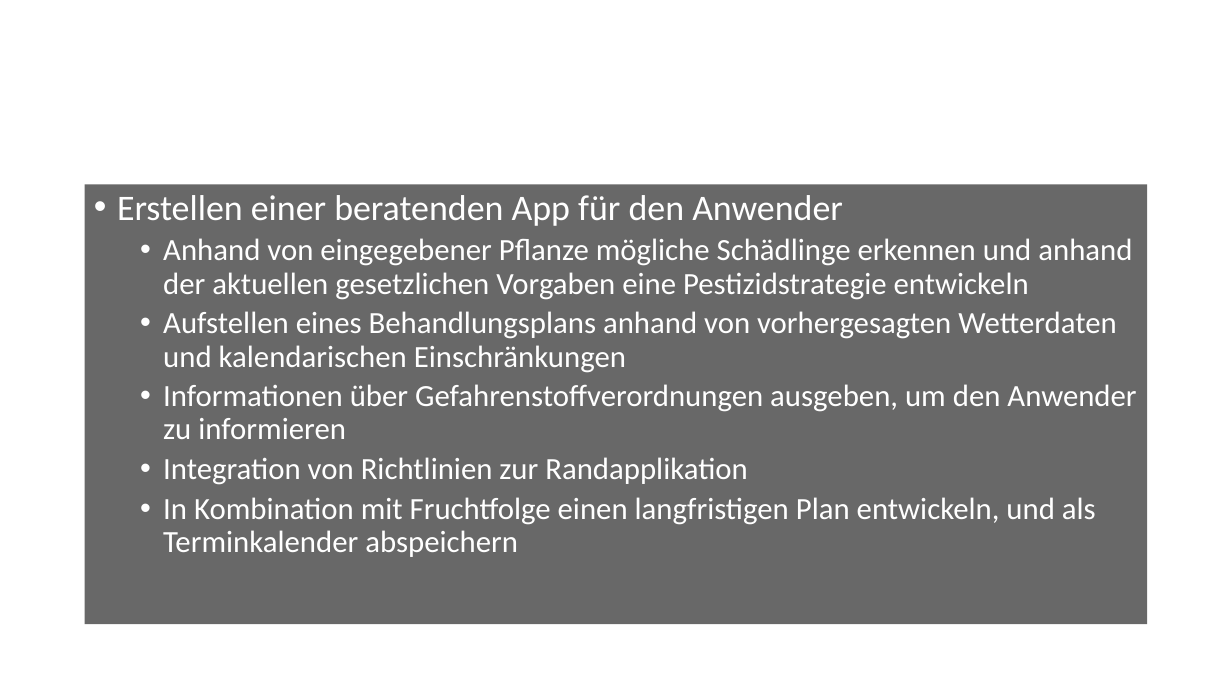
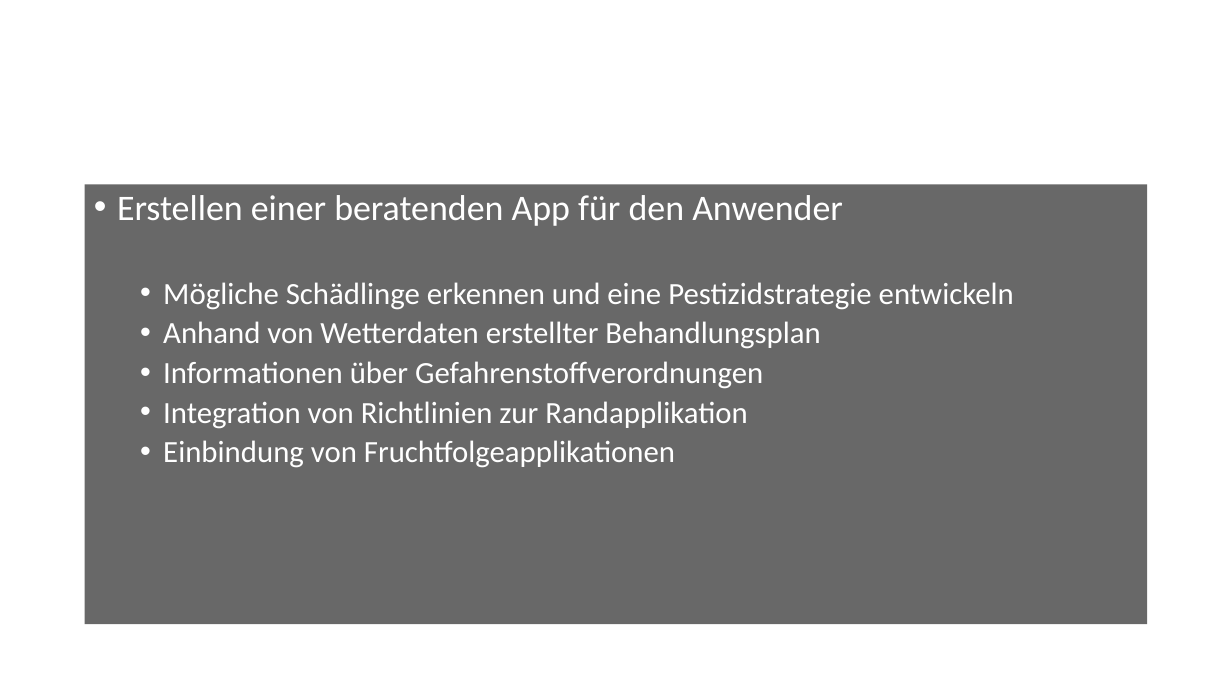
Before and after one commit to HansBambel/cognitivefarming, a slide deck: slide 3 of Cognitive Computing Hackathon 2016.pptx. Drawn at 1232x693 pixels with LibreOffice and Linux fonts; fonts in the diff are those of the drawing; background and template pictures are left out. Boxes give left, top, right and bottom in pixels: in the first picture for what was removed or moved away, otherwise in the second. Text is boxed around its words. In the diff, an @@ line names an element or a change of style, - is before the commit and + after.

```diff
--- a/Cognitive Computing Hackathon 2016.pptx
+++ b/Cognitive Computing Hackathon 2016.pptx
@@ text at (163, 282, 1014, 389): text changed @@
-  • Anhand von eingegebener Pflanze mögliche Schädlinge erkennen und anhand der aktuellen gesetzlichen Vorgaben eine Pestizidstrategie entwickeln
-  • Aufstellen eines Behandlungsplans anhand von vorhergesagten Wetterdaten und kalendarischen Einschränkungen
-  • Informationen über Gefahrenstoffverordnungen ausgeben, um den Anwender zu informieren
+  • Mögliche Schädlinge erkennen und eine Pestizidstrategie entwickeln
+  • Anhand von Wetterdaten erstellter Behandlungsplan
+  • Informationen über Gefahrenstoffverordnungen
@@ text at (163, 440, 675, 468): text changed @@
-  • In Kombination mit Fruchtfolge einen langfristigen Plan entwickeln, und als Terminkalender abspeichern
+  • Einbindung von Fruchtfolgeapplikationen
```
Also in this commit, not shown: 5 other slides changed.
